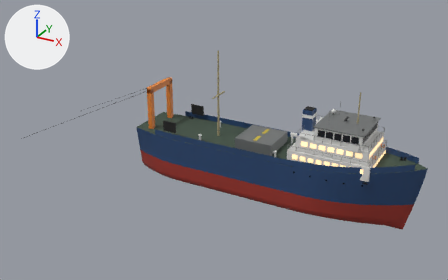
The glTF model v3d/trawler60.glb, before and after one commit.
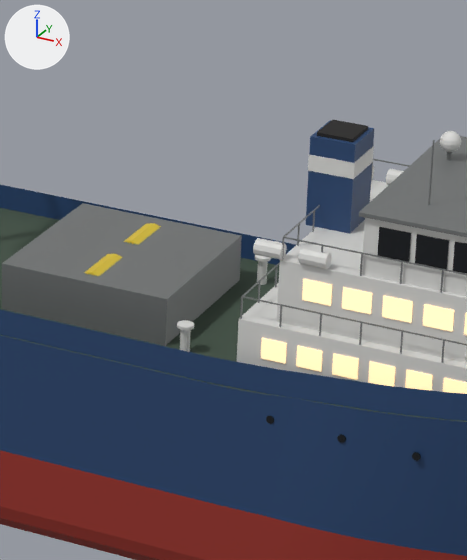
Old and new are each drawn whole from a 50 mm camera at (47.2, -105.2, 57.8) aimed at (-10.7, -0.1, 5.2) and again close up on the part from 52% to 75% of the width and 29% to 73% of the height. The axes (+X, +Y, +Z) are drawn at upper left. The lights are the same throughout. The older version's two pictures come first. Where no turn or scale is listed for an object, it has been applied to the vertices. Vertices at exactly the same position are counted once.

The scene before the commit, as lines of its bpy script (objects in view):
```python
me_trawler60 = bpy.data.meshes.new('trawler60')
me_trawler60.from_pydata(...)  # 4917 vertices, 8780 faces; spans x -60.0..31.0, y -10.2..10.2, z -5.2..24.4
me_trawler60.materials.append(mat_x_redhull)  # red #993027
me_trawler60.materials.append(mat_x_bluehull)  # dark blue #27456f
me_trawler60.materials.append(mat_x_deck)  # greyish green #3f5042
me_trawler60.materials.append(mat_x_steel)  # grey #7c7e7e
me_trawler60.materials.append(mat_x_orange)  # orange #e18130
me_trawler60.materials.append(mat_x_black)  # black #191919
me_trawler60.materials.append(mat_x_yellow)  # yellow #dabf30
me_trawler60.materials.append(mat_x_wire)  # dark grey #3f3f3f
me_trawler60.materials.append(mat_x_white)  # light grey #dadad7
me_trawler60.materials.append(mat_x_window)  # beige #ffd7a6, glowing beige #ffd7a6
me_trawler60.materials.append(mat_x_glass)  # black #12161b
me_trawler60.materials.append(mat_x_soot)  # black #1d1b19
me_trawler60.materials.append(mat_x_mast)  # beige #ada27c
me_trawler60.materials.append(mat_x_dark)  # black #272729
me_trawler60.materials.append(mat_x_raft)  # light grey #dadad7
me_trawler60.materials.append(mat_x_dome)  # light grey #e1e1de
ob_trawler60 = bpy.data.objects.new('trawler60', me_trawler60)
ob_trawler60.location = (0.0, 0.0, 0.0)
```
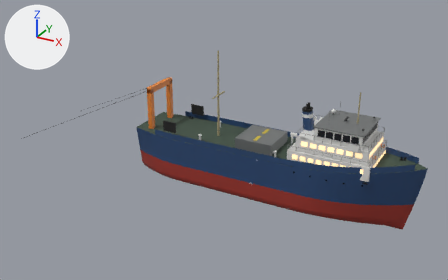
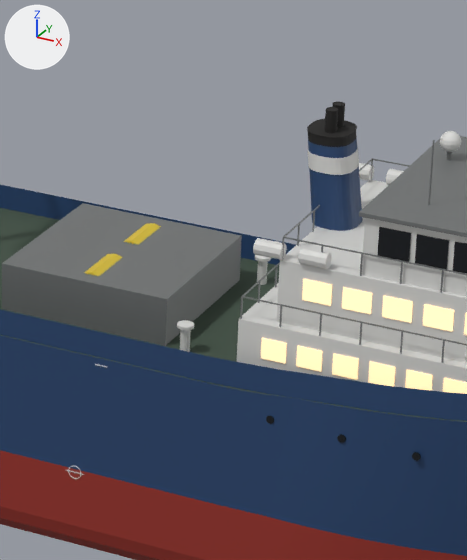
Patch to the scene script:
```diff
--- a/v3d/trawler60.glb.py
+++ b/v3d/trawler60.glb.py
@@ me_trawler60 @@
 # used by ob_trawler60; location = (0.0, 0.0, 0.0)
-me_trawler60.from_pydata(...)  # 4917 vertices, 8780 faces; spans x -60.0..31.0, y -10.2..10.2, z -5.2..24.4
+me_trawler60.from_pydata(...)  # 5553 vertices, 9894 faces; spans x -60.0..31.0, y -10.2..10.2, z -5.2..24.4
+# me_trawler60 part 1: the loose piece of 8 vertices spanning x 7.0..9.0, y -1.1..1.1, z 11.6..15.6 is scaled about its middle by (-0.00734, 0.0136, 0.00117), then moved by (-8.7, 6.5, -13.3), in mat_x_white (light grey #dadad7)
+# me_trawler60 part 2: the loose piece of 8 vertices spanning x 7.0..9.0, y -1.1..1.1, z 14.1..14.8 is scaled about its middle by (-0.0209, 0.0134, 0.0189), then moved by (-8.7, 6.5, -14.1)
+# me_trawler60 part 3: the loose piece of 8 vertices spanning x 7.2..8.8, y -0.9..0.9, z 15.6..15.8 is scaled about its middle by (-0.0415, 0.017, 0.141), then moved by (-8.8, 6.5, -15.2), in mat_x_white (light grey #dadad7)
+# me_trawler60 part 4: 420 vertices added at x -1.5..9.0, y -6.5..1.1, z -0.1..16.7
+# other edits to the shape of me_trawler60 do not show in these pictures
 me_trawler60.materials.append(mat_x_redhull)
```

Changed parts and their boxes (x1, y1, x2, y2) in the close-ups (467 x 560 px; the box of a moved part takes in the faces that stretch with it):
'trawler60', reshaped: before (0, 120, 467, 560); after (0, 101, 467, 560)
part 1 of me_trawler60, moved or reshaped (not visible afterwards): before (306, 120, 374, 234)
part 2 of me_trawler60, moved or reshaped (not visible afterwards): before (308, 146, 374, 179)
part 3 of me_trawler60, moved or reshaped (not visible afterwards): before (317, 120, 368, 142)
part 4 of me_trawler60, added: after (66, 101, 363, 479)
